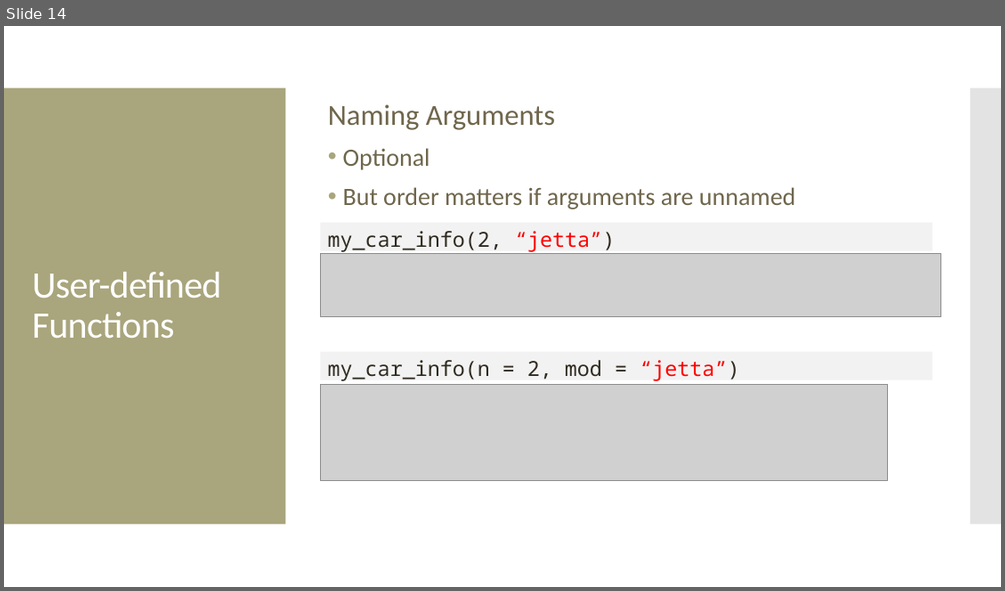
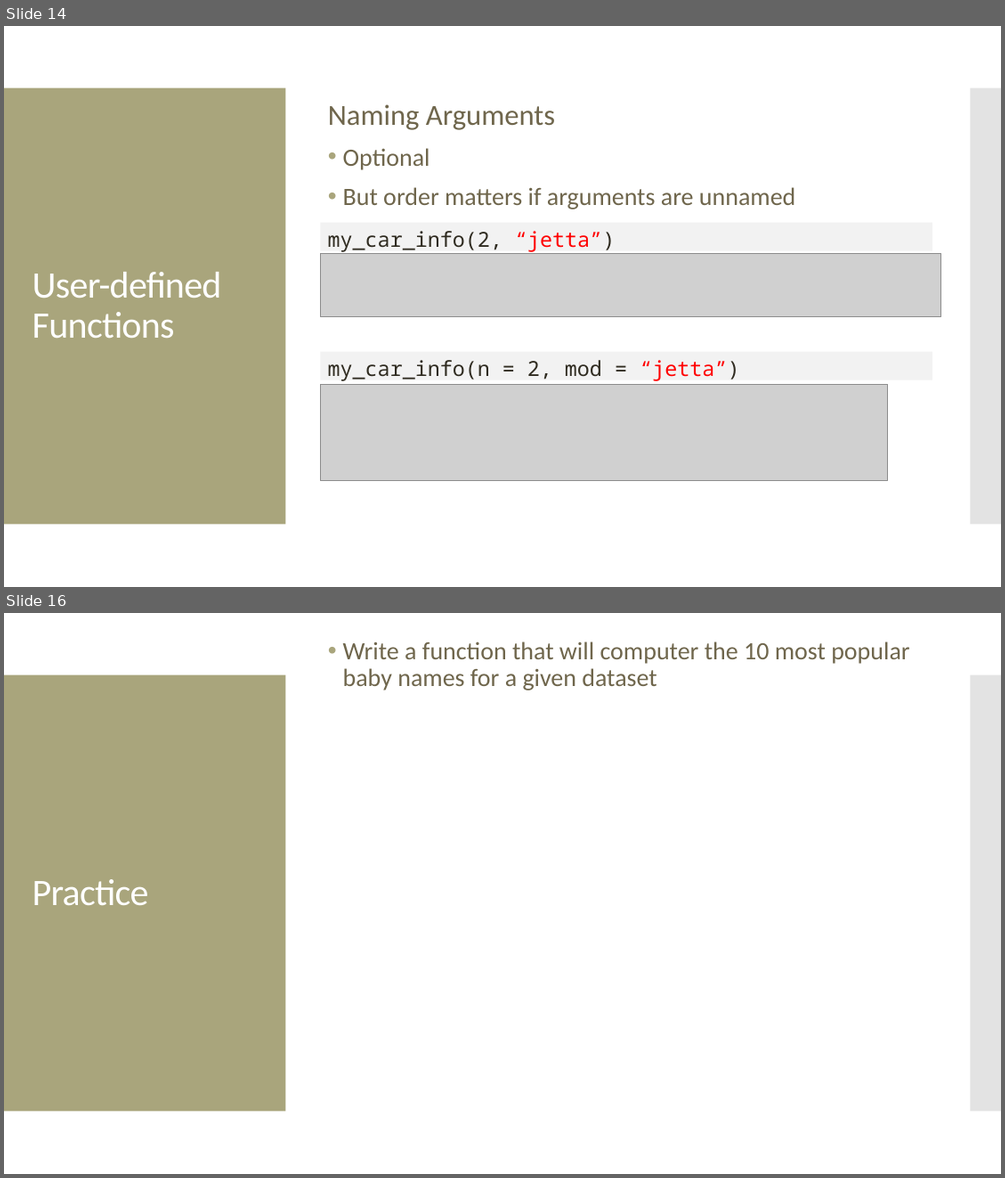
Before and after one commit to amosca01/Intro-DS-F23, a slide deck: slides/18-functions-pt2.pptx. Shown one above the other, each under a label of ours: slide 14 before the commit, slides 14 and 16 after it; the slides between them are not shown. The pictures are 1005x591 and 1005x1178 pixels, drawn with LibreOffice and Linux fonts; fonts in the diff are those of the drawing; grey boxes stand for pictures. Boxes give left, top, right and bottom in pixels: in the first picture for what was removed or moved away, otherwise in the second. Text is boxed around its words. In the diff, an @@ line names an element or a change of style, - is before the commit and + after.

```diff
--- a/slides/18-functions-pt2.pptx
+++ b/slides/18-functions-pt2.pptx
@@ slide 16 added at <box>4,613,1001,1174</box>, background #FFFFFF; not listed: 2 template elements that a slide beside it also shows @@
@@ text added at <box>343,641,909,690</box>, 24 pt, text #6F664C @@
+• Write a function that will computer the 10 most popular baby names for a given dataset
@@ title added at <box>32,879,149,905</box>, 36 pt, text #FFFFFF @@
+Practice
```
Also in this commit, not shown: 3 other slides added, 1 slide removed, 6 other files.
